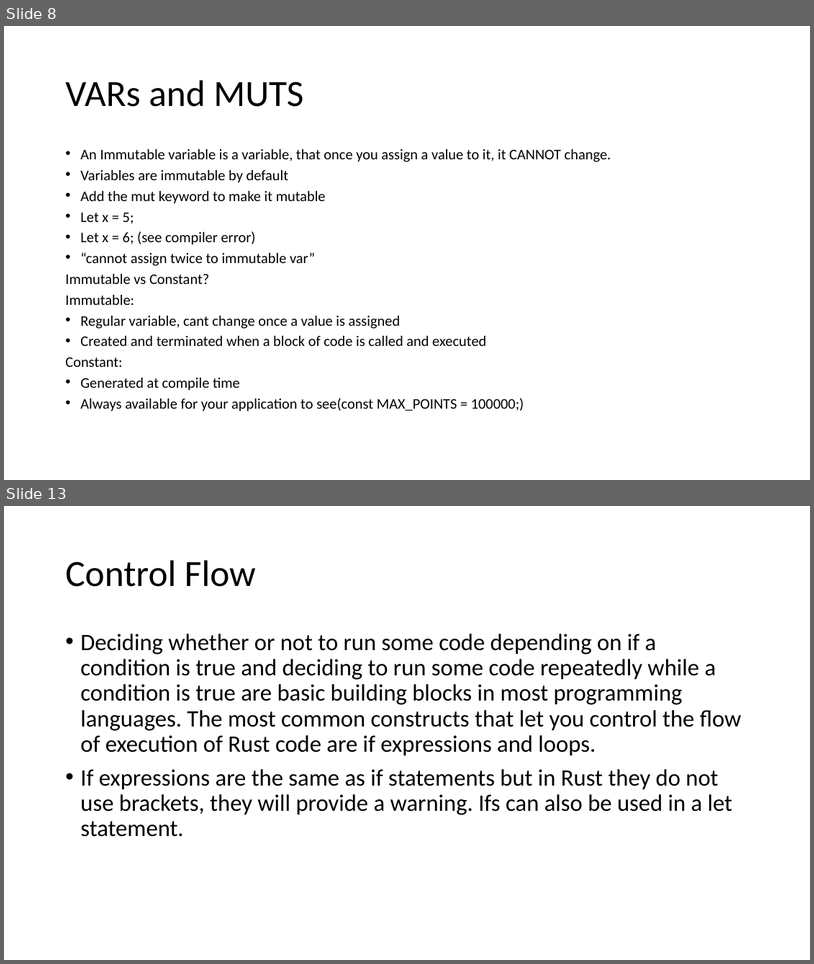
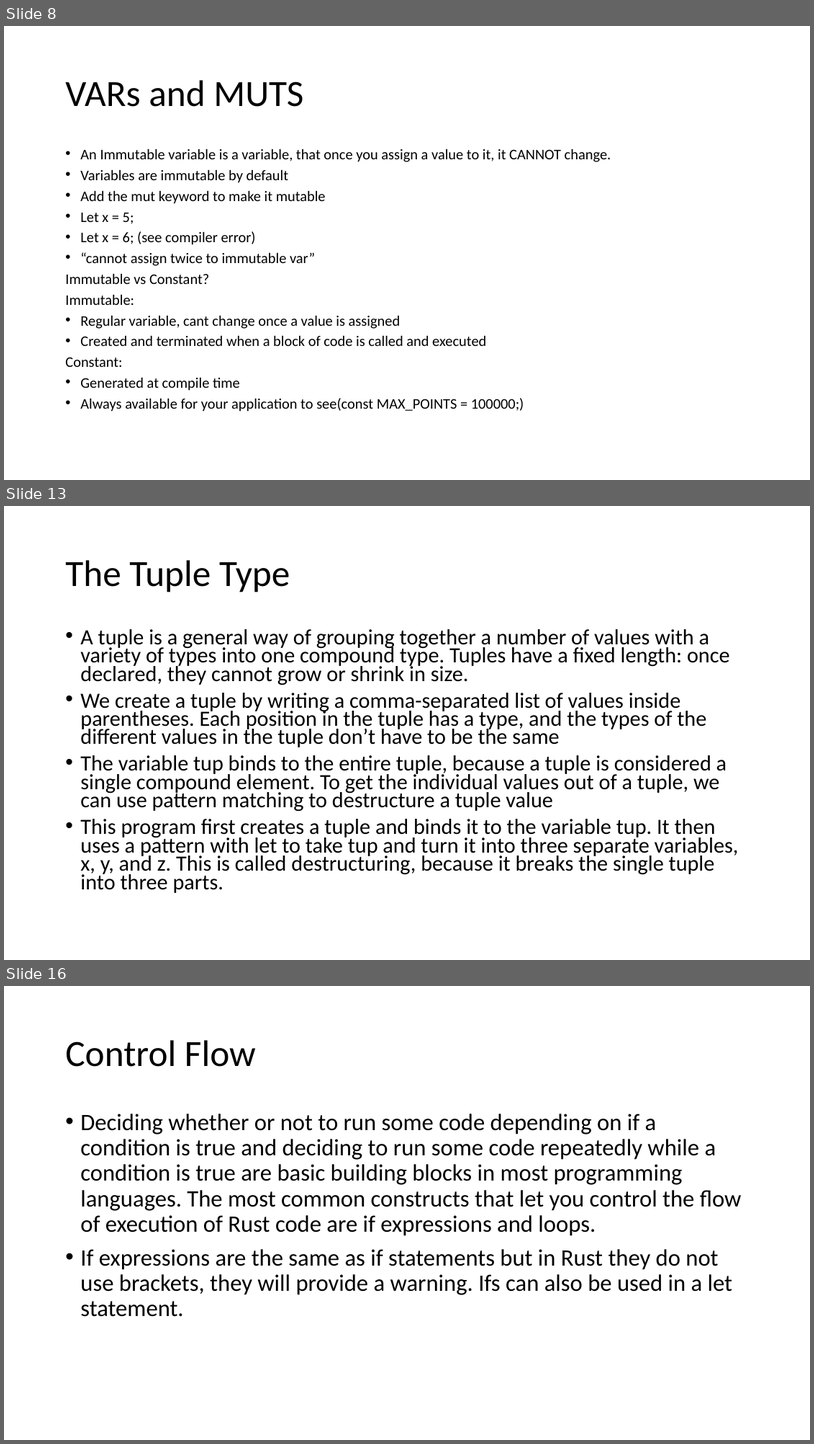
Before and after one commit to AlexbMitchelmore/WebDevRust, a slide deck: RUST.pptx. Shown one above the other, each under a label of ours: slides 8 and 13 before the commit, slides 8, 13 and 16 after it; the slides between them are not shown. The pictures are 814x964 and 814x1444 pixels, drawn with LibreOffice and Linux fonts; fonts in the diff are those of the drawing. Boxes give left, top, right and bottom in pixels: in the first picture for what was removed or moved away, otherwise in the second. Text is boxed around its words. In the diff, an @@ line names an element or a change of style, - is before the commit and + after.

```diff
--- a/RUST.pptx
+++ b/RUST.pptx
@@ slide 13 added at bbox=[4, 506, 810, 960], background #FFFFFF @@
@@ title added at bbox=[65, 560, 290, 592], 44 pt, text #000000 @@
+The Tuple Type
@@ text added at bbox=[80, 629, 739, 893], 25.9 pt, text #000000 @@
+• A tuple is a general way of grouping together a number of values with a variety of types into one compound type. Tuples have a fixed length: once declared, they cannot grow or shrink in size.
+• We create a tuple by writing a comma-separated list of values inside parentheses. Each position in the tuple has a type, and the types of the different values in the tuple don’t have to be the same
+• The variable tup binds to the entire tuple, because a tuple is considered a single compound element. To get the individual values out of a tuple, we can use pattern matching to destructure a tuple value
+• This program first creates a tuple and binds it to the variable tup. It then uses a pattern with let to take tup and turn it into three separate variables, x, y, and z. This is called destructuring, because it breaks the single tuple into three parts.
@@ what was slide 13 is now slide 16 @@
```
Also in this commit, not shown: 3 slides changed, 5 other slides added, 3 slides removed, 1 other file.
